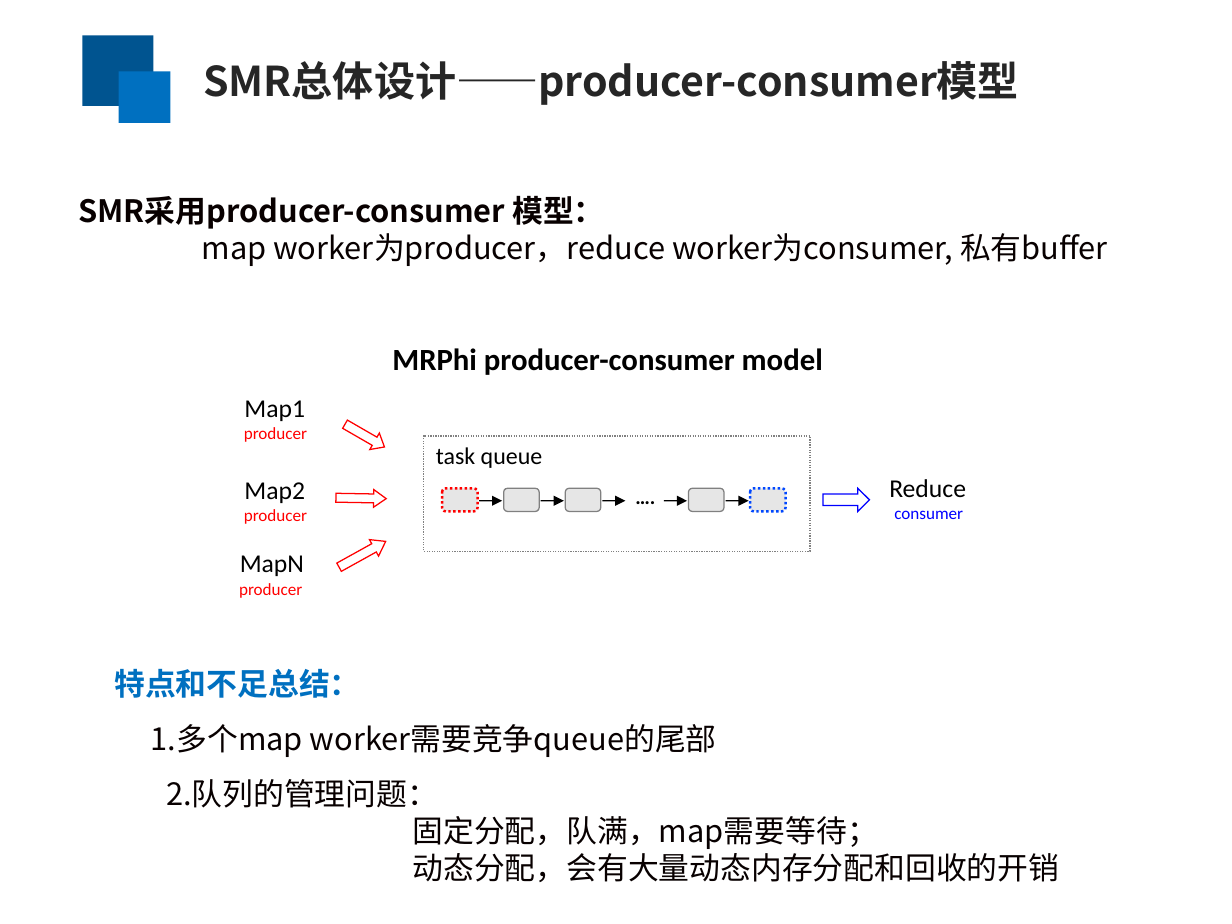
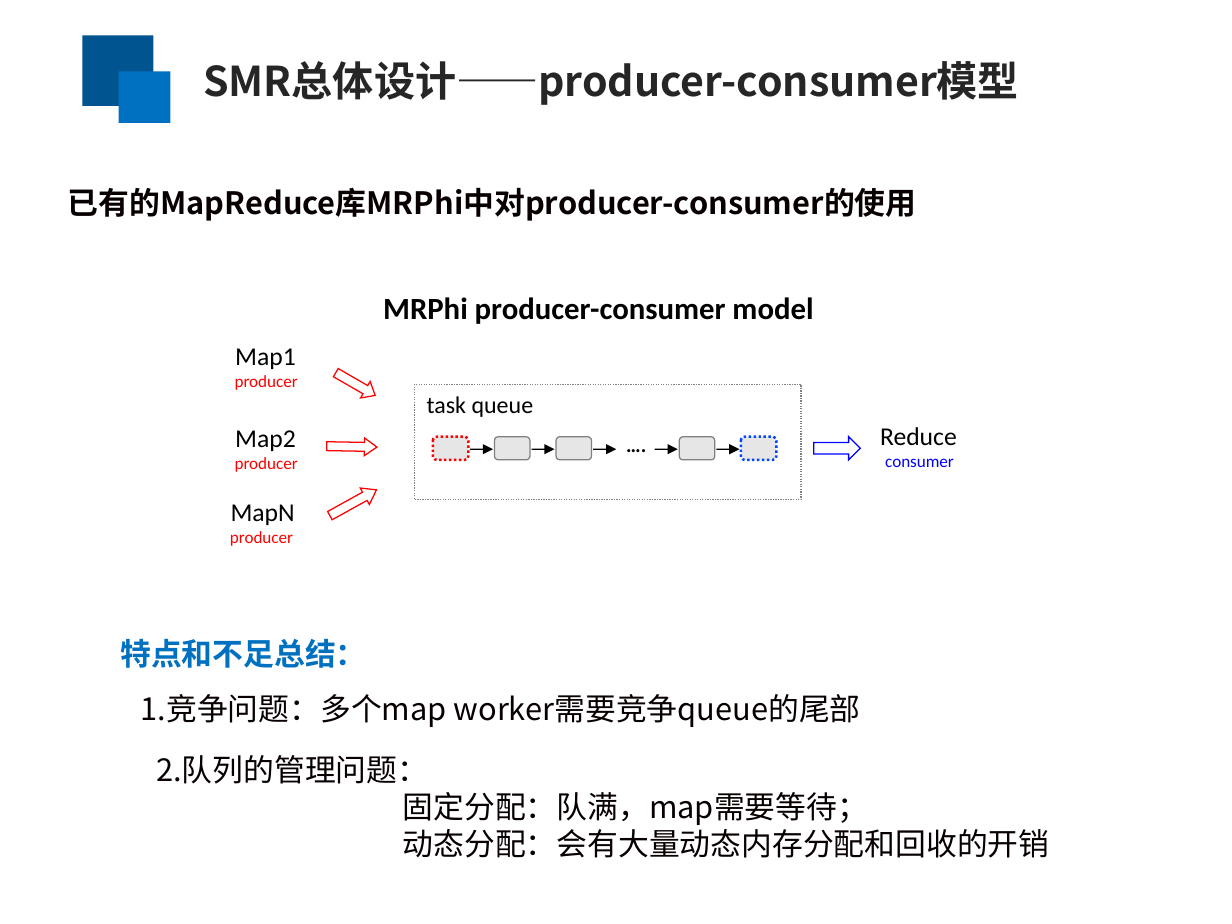
Before and after one commit to yufenyu/work, a slide deck: slide 8 of dmr_paper/paper/chinaSys-2016.ppt. Drawn at 1232x924 pixels with LibreOffice and Linux fonts; fonts in the diff are those of the drawing. Boxes give left, top, right and bottom in pixels: in the first picture for what was removed or moved away, otherwise in the second. Text is boxed around its words. In the diff, an @@ line names an element or a change of style, - is before the commit and + after.

```diff
--- a/dmr_paper/paper/chinaSys-2016.ppt
+++ b/dmr_paper/paper/chinaSys-2016.ppt
@@ text added at bbox=[68, 187, 917, 221], 18 pt, text #080000, bold @@
+已有的MapReduce库MRPhi中对producer-consumer的使用
@@ text removed at bbox=[78, 195, 1108, 266] @@
-  SMR采用producer-consumer 模型：
-  map worker为producer，reduce worker为consumer, 私有buffer
@@ 7 texts, 5 arrows, 5 rounded rectangles, 4 right arrows, 1 rectangle: place and size @@
-7 texts, 5 arrows, 5 rounded rectangles, 4 right arrows, 1 rectangle at bbox=[234, 348, 968, 598]
+7 texts, 5 arrows, 5 rounded rectangles, 4 right arrows, 1 rectangle at bbox=[225, 297, 959, 546]
@@ text "特点和不足总结：": place and size @@
-text "特点和不足总结：" at bbox=[114, 668, 360, 698]
+text "特点和不足总结：" at bbox=[120, 638, 366, 668]
@@ text at bbox=[141, 694, 861, 727]: text changed @@
-1.多个map worker需要竞争queue的尾部
+1.竞争问题：多个map worker需要竞争queue的尾部
@@ text "2.队列的管理问题：": place and size @@
-text "2.队列的管理问题：" at bbox=[166, 779, 1060, 882]
+text "2.队列的管理问题：" at bbox=[156, 755, 1050, 858]
@@ text at bbox=[403, 792, 1050, 858]: text changed @@
-固定分配，队满，map需要等待；
-动态分配，会有大量动态内存分配和回收的开销
+固定分配：队满，map需要等待；
+动态分配：会有大量动态内存分配和回收的开销
```
Also in this commit, not shown: 9 other slides changed, 1 slide removed.
